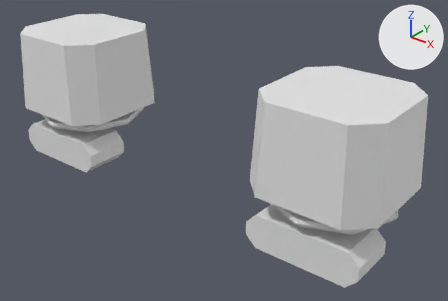
A saved change to the FBX model roblox/art/armor/gloves_healer_normal.fbx.
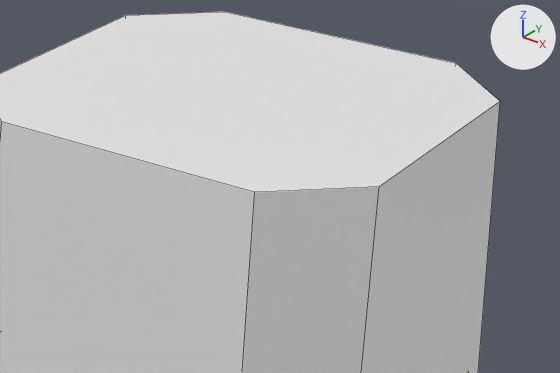
The first picture shows the older version from a 50 mm lens placed at (3.58, -4.05, 1.48), pointed at (0.28, 0.08, -1.09). The close-ups show the older and then the newer version on the part from 59% to 100% of the width and 21% to 61% of the height of that picture. Only the edits that show in the close-ups are written down. The axes (+X, +Y, +Z) are drawn at upper right. The lights are the same throughout. The close-ups show mesh edges as thin lines. Where no turn or scale is listed for an object, it has been applied to the vertices.

Objects in the first close-up: 'Bracer_R'.
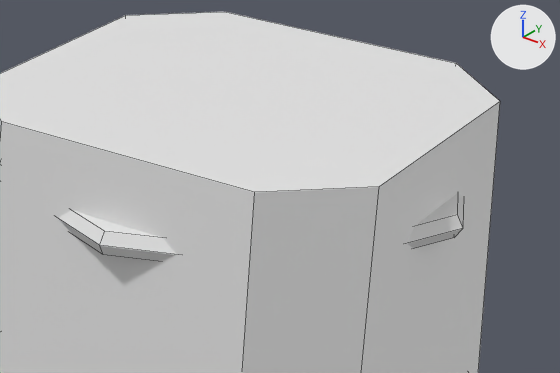
The change, as a diff of the scene's bpy script:
```diff
--- a/roblox/art/armor/gloves_healer_normal.fbx.py
+++ b/roblox/art/armor/gloves_healer_normal.fbx.py
@@ mat_gloves_healer_normal_bracer_r_trim @@
+mat_gloves_healer_normal_bracer_r_trim = principled_material('gloves_healer_normal_Bracer_R_Trim')
+mat_gloves_healer_normal_bracer_r_trim.base_color = (0.8, 0.8, 0.8)  # white #e7e7e7
@@ me_bracer_r_trim @@
+me_bracer_r_trim.from_pydata(...)  # 24 vertices, 18 faces; spans x -0.618..0.618, y -0.618..0.618, z 0.27..0.33
+me_bracer_r_trim.materials.append(mat_gloves_healer_normal_bracer_r_trim)  # white #e7e7e7
@@ ob_bracer_r_trim @@
+ob_bracer_r_trim = bpy.data.objects.new('Bracer_R_Trim', me_bracer_r_trim)
+ob_bracer_r_trim.location = (1.5, 0.0, -0.69)
```

Pixel boxes (x1, y1, x2, y2) of what changed, in the close-ups (560 x 373 px):
'Bracer_R_Trim', added
    after: (58, 193, 464, 261)
